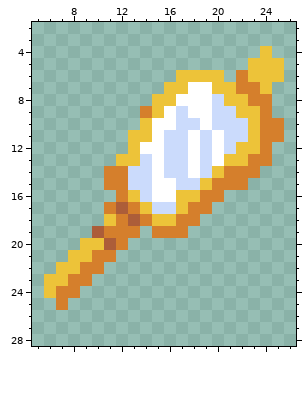
Pixel-art file, stored at Assets/Sprites/Asset_Hand-Mirror.aseprite. The picture above is the old version.
32x32 pixels, 1 frame. Shown: x 5..26, y 2..28.
Once edited:
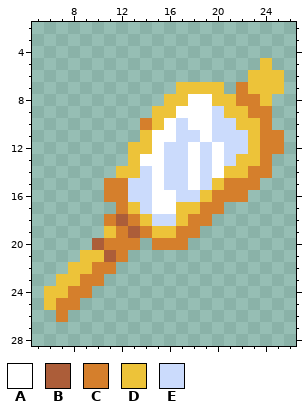
Palette (. is transparent): A #ffffff  B #ac5d39  C #d57f2c  D #edc339  E #cbdbfc
The edit:
@@ x 5..26 @@
  3 ......................
- 4 ...................D..
- 5 ..................DDD.
- 6 ............DDDD.CDDD.
- 7 ...........DDAADDCCD..
- 8 ..........DDAAAEDDCC..
- 9 .........CDAEAAEEDDC..
-10 .........DAAEEAEEEDCC.
-11 ........DDAEEAEAEEDCC.
-12 ........DAAEEAEAEDDC..
-13 .......DDEAEEAEADDCC..
-14 ......CCEEAEEAEDCCC...
-15 ......CCEEAAEEDCCC....
-16 .......CDEAADDCC......
-17 ......CBCDEEDCC.......
-18 ......DCBCDDCC........
-19 .....BCCC.CCC.........
-20 ....DDBC..............
-21 ...DDCC...............
-22 ..DDCC................
-23 .DDCC.................
-24 .DCC..................
-25 ..C...................
-26 ......................
+ 4 ......................
+ 5 ...................D..
+ 6 ..................DDD.
+ 7 ............DDDD.CDDD.
+ 8 ...........DDAADDCCD..
+ 9 ..........DDAAAEDDCC..
+10 .........CDAEAAEEDDC..
+11 .........DAAEEAEEEDCC.
+12 ........DDAEEAEAEEDCC.
+13 ........DAAEEAEAEDDC..
+14 .......DDEAEEAEADDCC..
+15 ......CCEEAEEAEDCCC...
+16 ......CCEEAAEEDCCC....
+17 .......CDEAADDCC......
+18 ......CBCDEEDCC.......
+19 ......DCBCDDCC........
+20 .....BCCC.CCC.........
+21 ....DDBC..............
+22 ...DDCC...............
+23 ..DDCC................
+24 .DDCC.................
+25 .DCC..................
+26 ..C...................
 27 ......................
